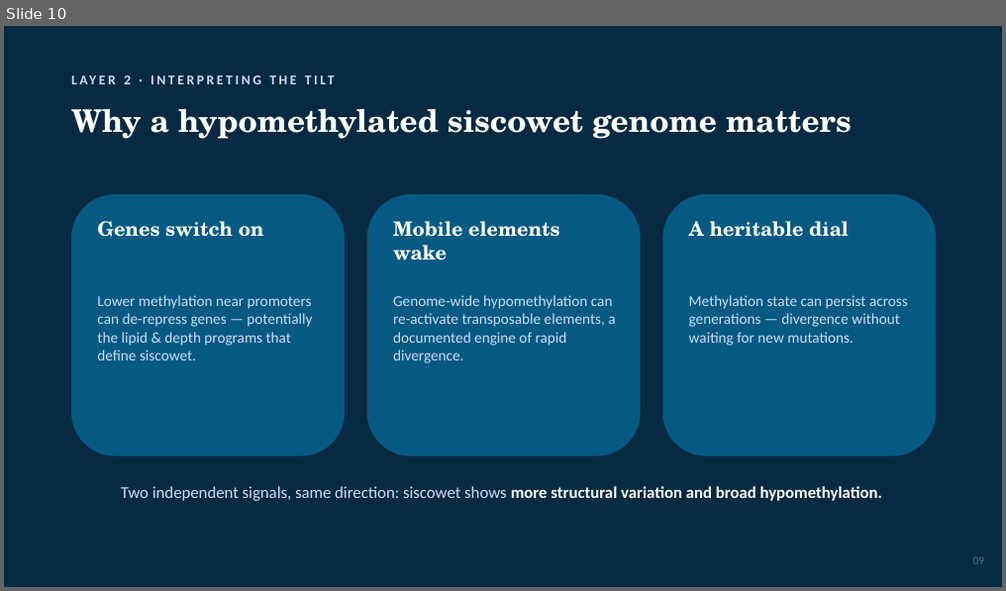
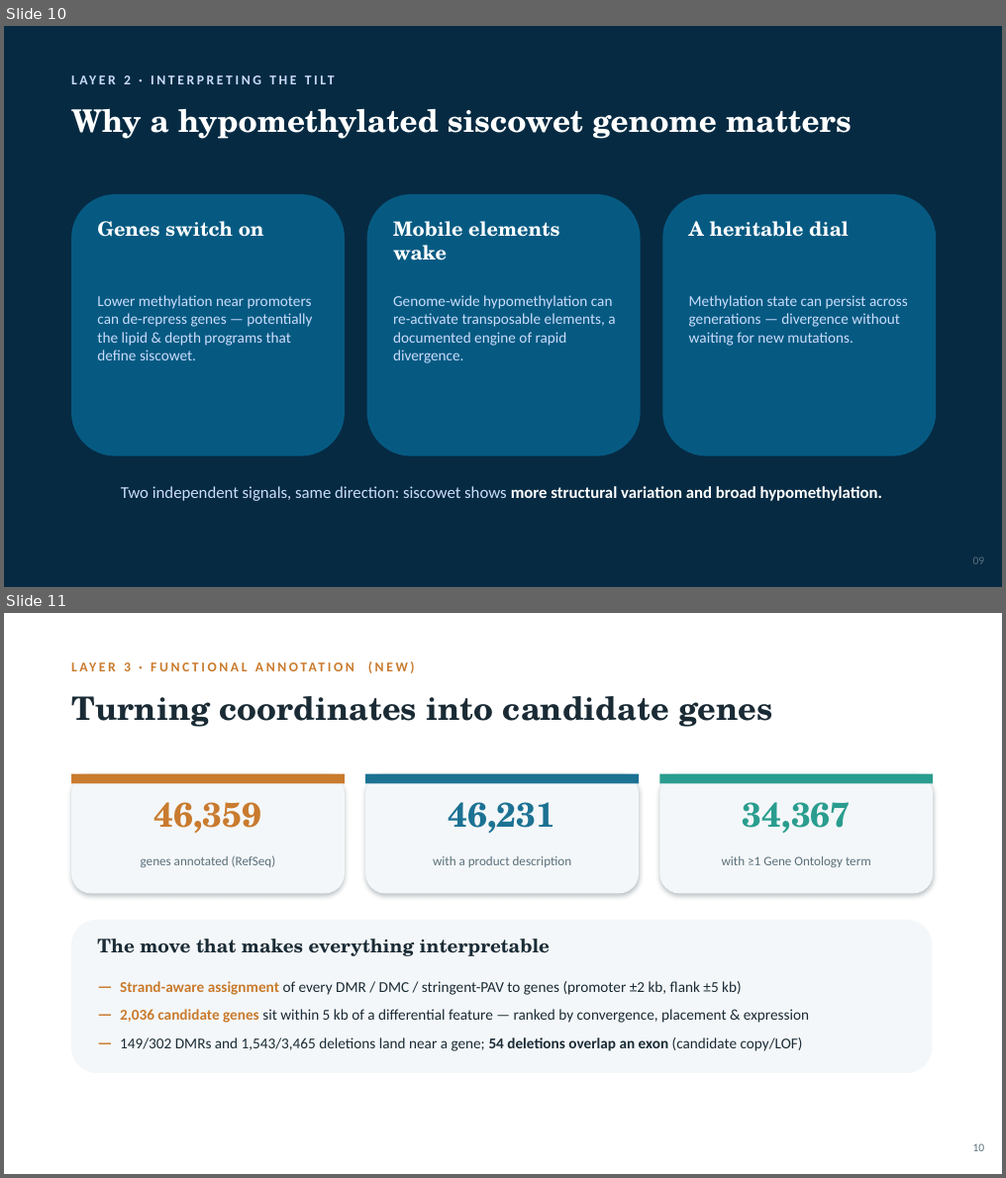
Before and after one commit to RobertsLab/project-lake-trout, a slide deck: output/deck/lake-trout-ecotypes-PAV-methylation.pptx. Shown one above the other, each under a label of ours: slide 10 before the commit, slides 10 and 11 after it. The pictures are 1006x591 and 1006x1178 pixels, drawn with LibreOffice and Linux fonts; fonts in the diff are those of the drawing. Boxes give left, top, right and bottom in pixels: in the first picture for what was removed or moved away, otherwise in the second. Text is boxed around its words. In the diff, an @@ line names an element or a change of style, - is before the commit and + after.

```diff
--- a/output/deck/lake-trout-ecotypes-PAV-methylation.pptx
+++ b/output/deck/lake-trout-ecotypes-PAV-methylation.pptx
@@ slide 11 added at (4, 613, 1002, 1174), background #FFFFFF @@
@@ text added at (124, 662, 415, 673), 13 pt, text #C97B2E, bold @@
+LAYER 3 · FUNCTIONAL ANNOTATION (NEW)
@@ text added at (71, 696, 772, 727), 31 pt, text #1A2B35, bold @@
+Turning coordinates into candidate genes
@@ rounded rectangle added at (71, 774, 345, 894), fill #F4F7F9 @@
@@ rectangle added at (71, 774, 345, 783), fill #C97B2E @@
@@ rounded rectangle added at (365, 774, 639, 894), fill #F4F7F9 @@
@@ rectangle added at (365, 774, 639, 783), fill #1C7293 @@
@@ rounded rectangle added at (659, 774, 933, 894), fill #F4F7F9 @@
@@ rectangle added at (659, 774, 933, 783), fill #2A9D8F @@
@@ text added at (153, 802, 261, 834), 33 pt, text #C97B2E, bold @@
+46,359
@@ text added at (449, 802, 556, 834), 33 pt, text #1C7293, bold @@
+46,231
@@ text added at (743, 802, 850, 834), 33 pt, text #2A9D8F, bold @@
+34,367
@@ text added at (141, 856, 276, 867), 12.5 pt, text #5B707B @@
+genes annotated (RefSeq)
@@ text added at (433, 857, 572, 867), 12.5 pt, text #5B707B @@
+with a product description
@@ text added at (722, 857, 871, 867), 12.5 pt, text #5B707B @@
+with ≥1 Gene Ontology term
@@ rounded rectangle added at (71, 920, 933, 1073), fill #F4F7F9 @@
@@ text added at (97, 939, 549, 957), 18 pt, text #1A2B35, bold @@
+The move that makes everything interpretable
@@ text added at (120, 981, 809, 1052), 14.5 pt, text #1A2B35 @@
+— Strand-aware assignment of every DMR / DMC / stringent-PAV to genes (promoter ±2 kb, flank ±5 kb)
+— 2,036 candidate genes sit within 5 kb of a differential feature — ranked by convergence, placement & expression
+— 149/302 DMRs and 1,543/3,465 deletions land near a gene; 54 deletions overlap an exon (candidate copy/LOF)
@@ text added at (973, 1144, 985, 1152), 11 pt, text #5B707B @@
+10
```
Also in this commit, not shown: 10 slides changed, 3 other slides added, 1 slide removed, 1 other file.
